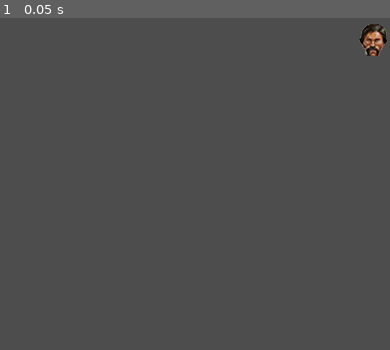
Above: before the commit, frame 1.
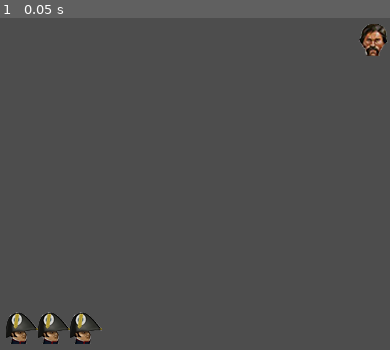
Above: after the commit, the same moment.

Repository: TuliGrisolia/Jam-San-Martin
Game: Godot game, scene res://Escenas/game.tscn
The game is run twice, just before and just after one commit, with the same random seed, the same clock (stepped at 60 frames per second) and the same inputs. The project has no main scene, so this scene is started directly.
Inputs:
- Up to frame 1 (0.05 s): no input

The runs differ from the first frame. In frame 1, 1.3% of the frame differs, in the area x 1-27%, y 88-99%.

Commit message:
Snake-en-escena

Diff:
--- a/Scripts/Game.gd
+++ b/Scripts/Game.gd
@@ -4,11 +4,13 @@
 const FOOD = 2
 
 var food_pos
+var snake_body = [Vector2i(10,10), Vector2i(9,10), Vector2i(8,10)]
 
 # Called when the node enters the scene tree for the first time.
 func _ready():
 	food_pos = def_pos_food()
 	add_food()
+	add_snake()
 	pass # Replace with function body.
 
 func def_pos_food():
@@ -21,3 +23,8 @@
 func add_food():
 	$SnakeFood.set_cell(0, Vector2i(food_pos.x, food_pos.y), 2, Vector2i(0,0))
 	pass
+
+func add_snake():
+	for part in snake_body:
+		$SnakeFood.set_cell(0, Vector2i(part.x, part.y), 0, Vector2i(0,0))
+	pass
